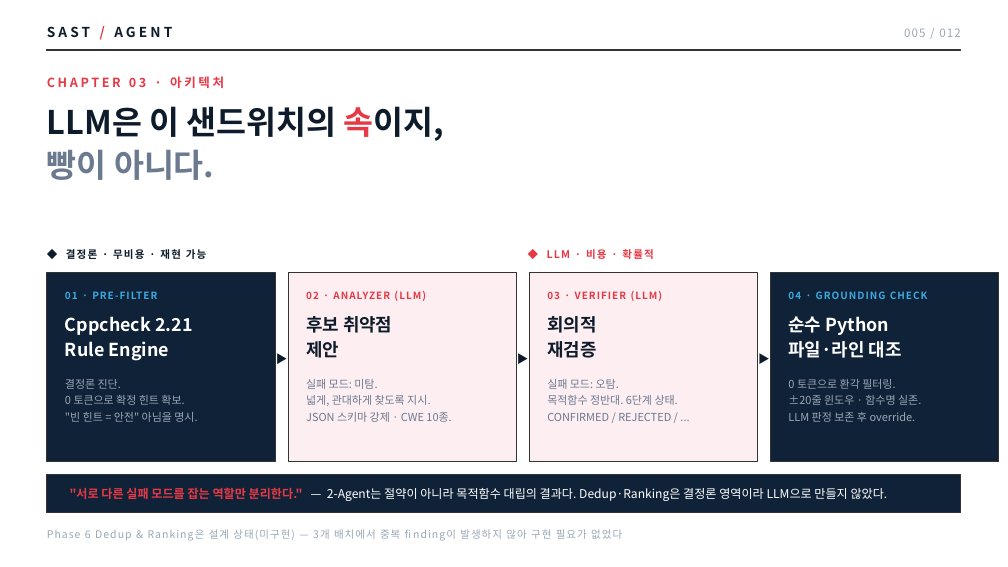
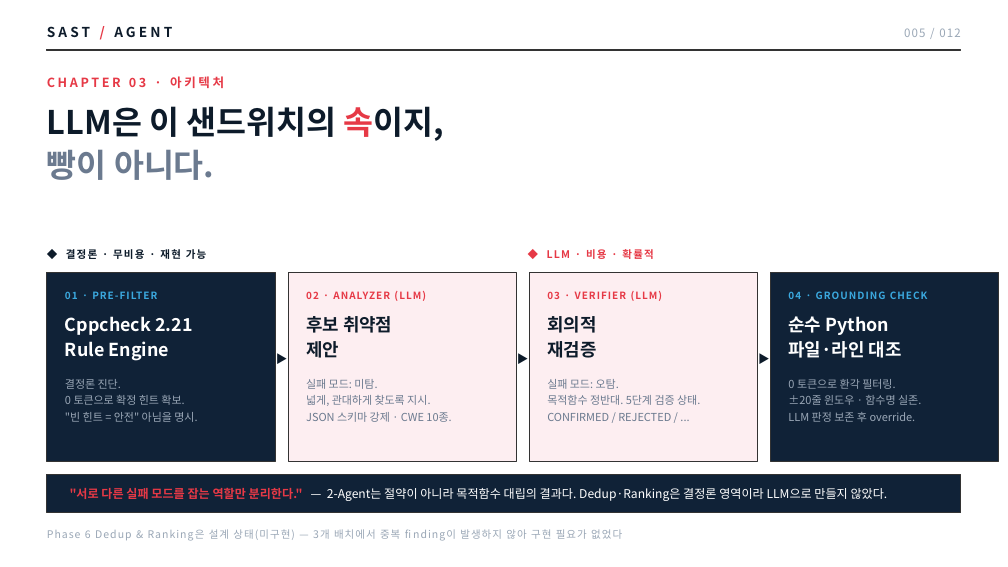
Before and after one commit to secu-zin/SAST_Agent, a slide deck: slide 5 of SAST_Agent_발표.pptx. Drawn at 1008x567 pixels with LibreOffice and Linux fonts; fonts in the diff are those of the drawing. Boxes give left, top, right and bottom in pixels: in the first picture for what was removed or moved away, otherwise in the second. Text is boxed around its words. In the diff, an @@ line names an element or a change of style, - is before the commit and + after.

```diff
--- a/SAST_Agent_발표.pptx
+++ b/SAST_Agent_발표.pptx
@@ text at box(547, 395, 700, 405): text changed @@
-목적함수 정반대. 6단계 상태.
+목적함수 정반대. 5단계 검증 상태.
```
Also in this commit, not shown: 5 other slides changed, 2 other files.
